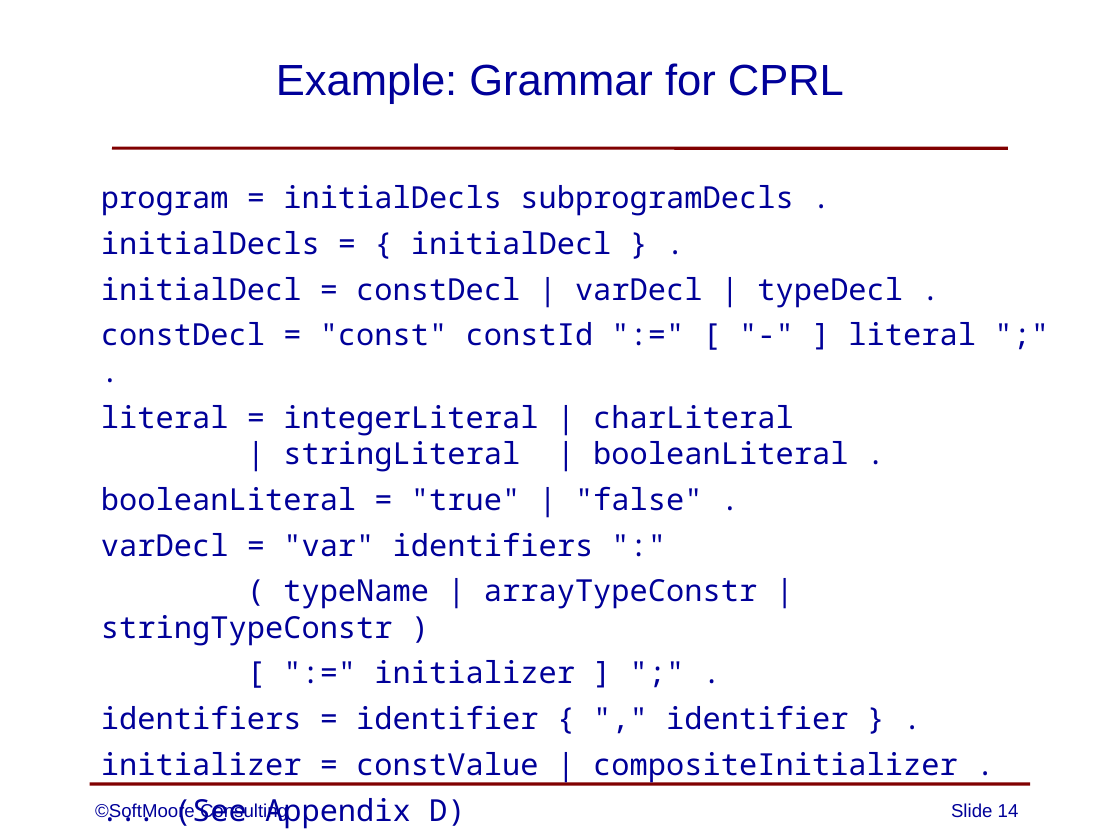
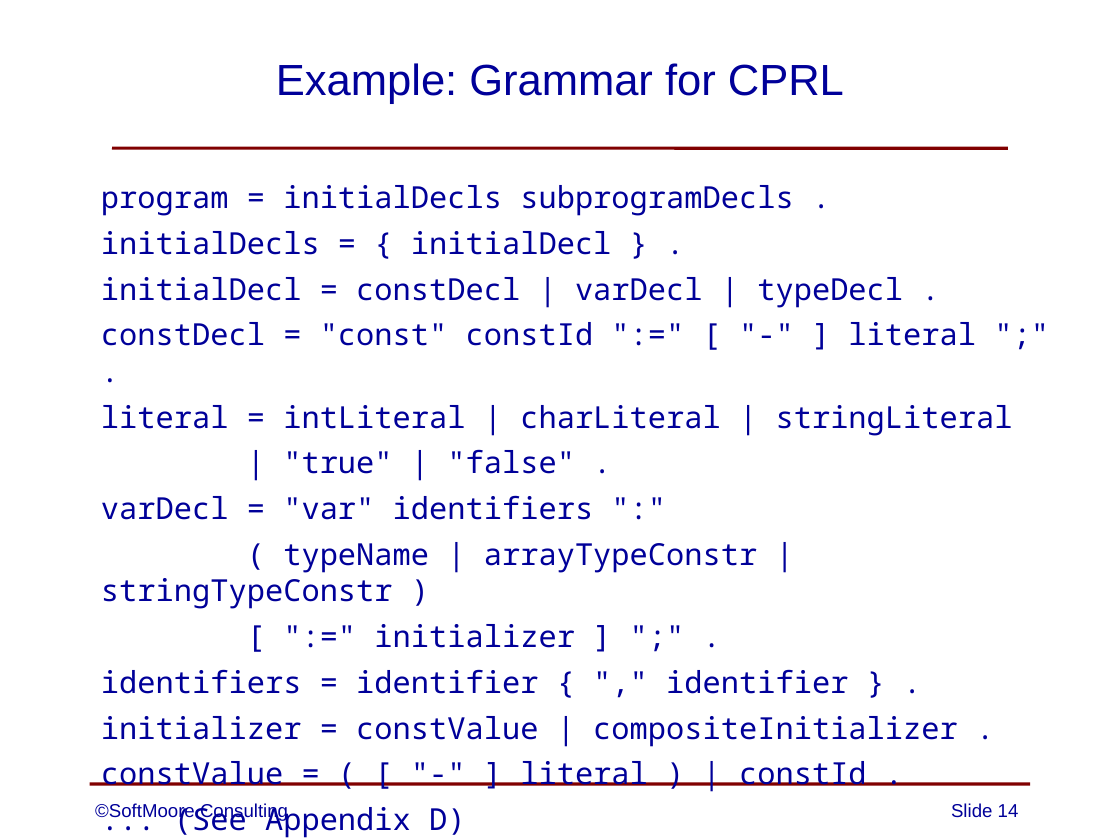
Before and after one commit to SoftMoore/CPRL-Java-4th, a slide deck: slide 14 of PowerPoints/03 - Context-Free Grammars.pptx. Drawn at 1120x840 pixels with LibreOffice and Linux fonts; fonts in the diff are those of the drawing. Boxes give left, top, right and bottom in pixels: in the first picture for what was removed or moved away, otherwise in the second. Text is boxed around its words. In the diff, an @@ line names an element or a change of style, - is before the commit and + after.

Commit message:
minor corrections to one slide

```diff
--- a/PowerPoints/03 - Context-Free Grammars.pptx
+++ b/PowerPoints/03 - Context-Free Grammars.pptx
@@ text at (101,405,1013,474): text changed @@
-literal = integerLiteral | charLiteral
-| stringLiteral | booleanLiteral .
-booleanLiteral = "true" | "false" .
+literal = intLiteral | charLiteral | stringLiteral
+| "true" | "false" .
@@ text at (101,761,867,786): paragraph added @@
+constValue = ( [ "-" ] literal ) | constId .
```
